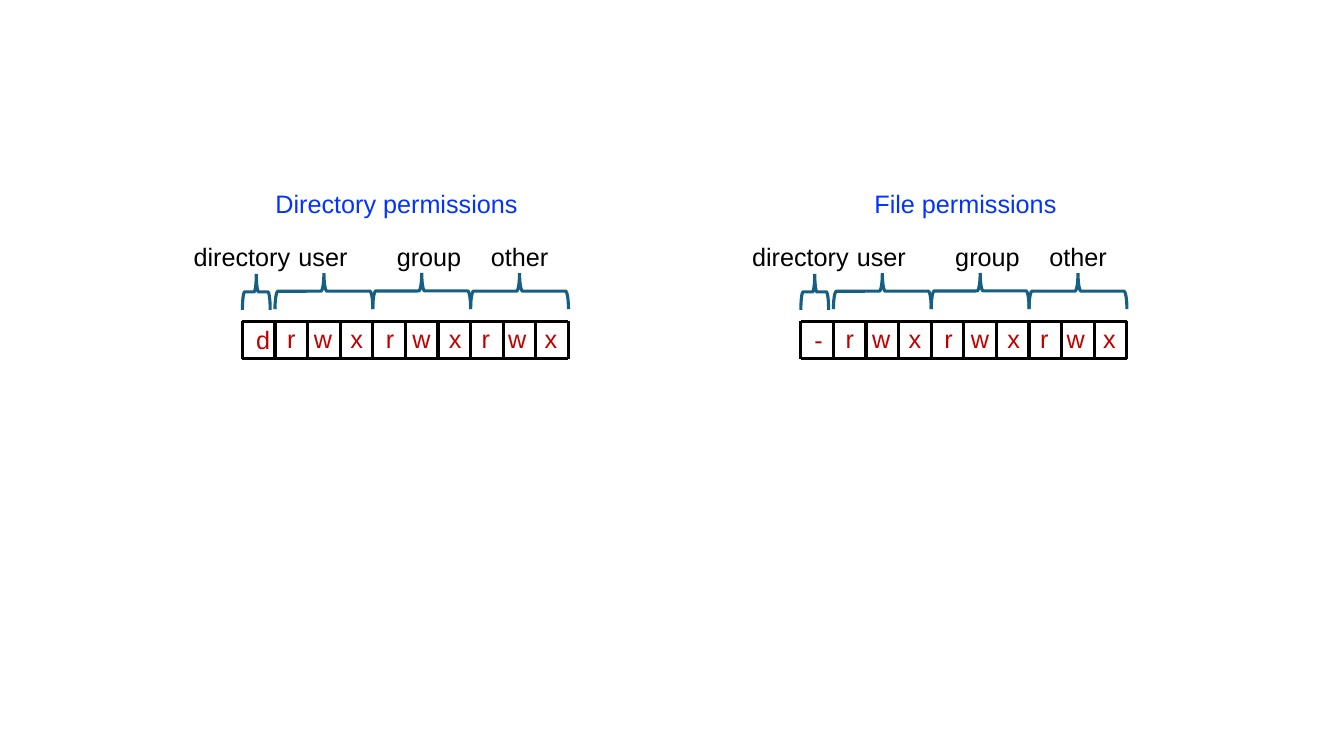
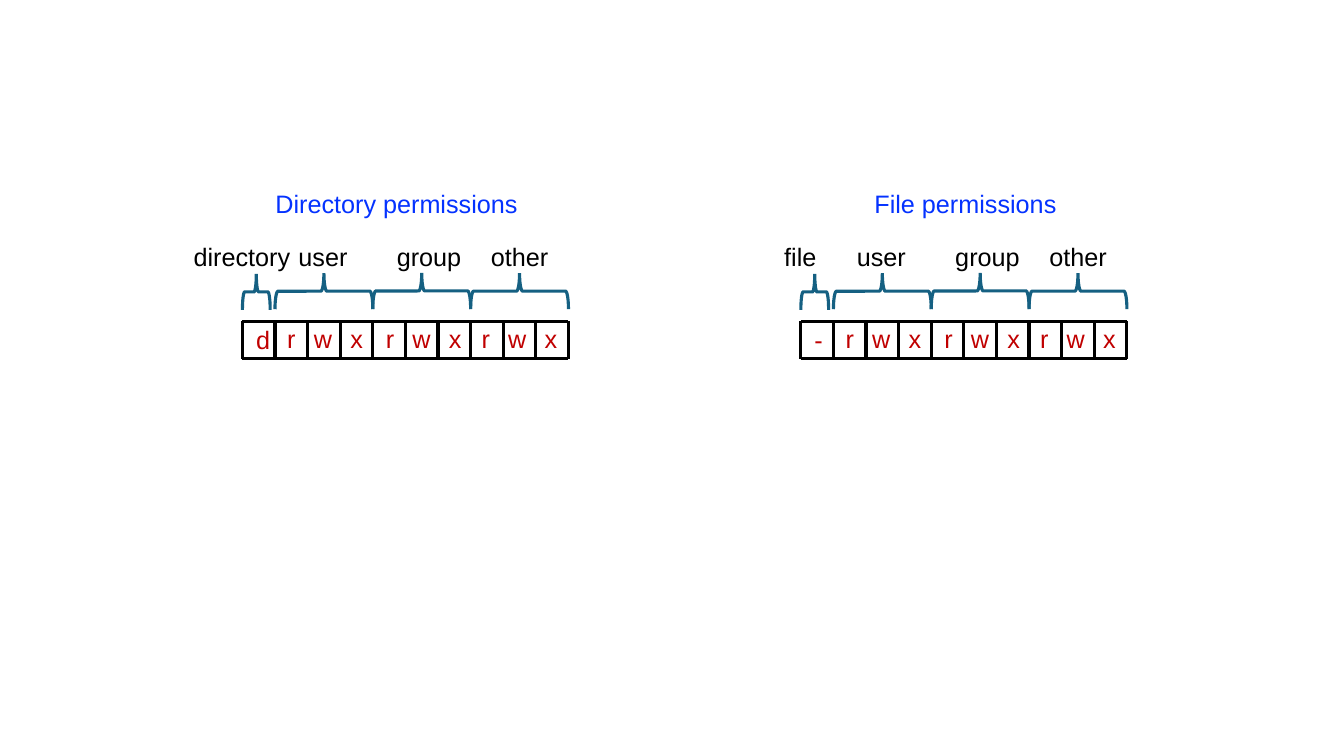
Before and after one commit to AdvancedResearchComputing/Workshops, a slide deck: slide 1 of data_management/figures/permissions-01.pptx. Drawn at 1344x756 pixels with LibreOffice and Linux fonts; fonts in the diff are those of the drawing. Boxes give left, top, right and bottom in pixels: in the first picture for what was removed or moved away, otherwise in the second. Text is boxed around its words. In the diff, an @@ line names an element or a change of style, - is before the commit and + after.

```diff
--- a/data_management/figures/permissions-01.pptx
+++ b/data_management/figures/permissions-01.pptx
@@ text at bbox=[784, 247, 816, 267]: text changed @@
-directory
+file
```
Also in this commit, not shown: 2 other files.
